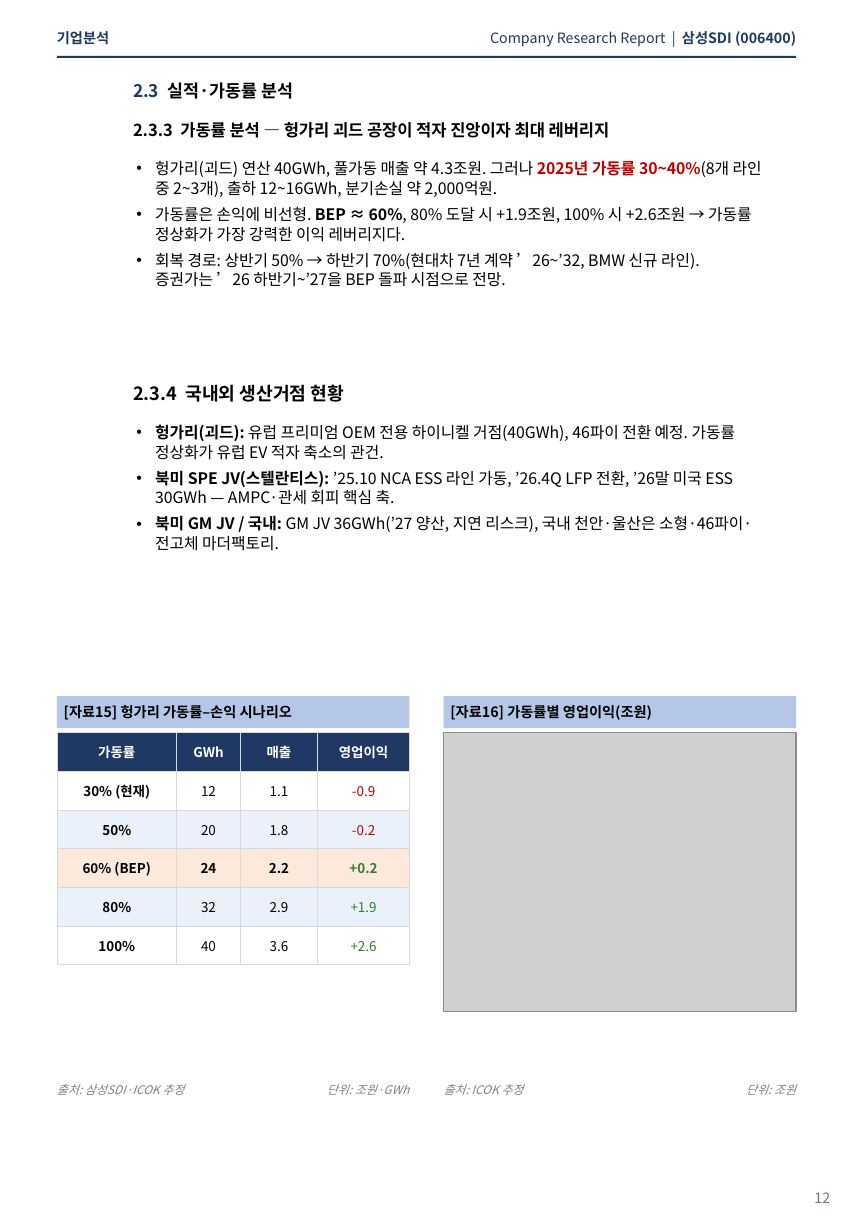
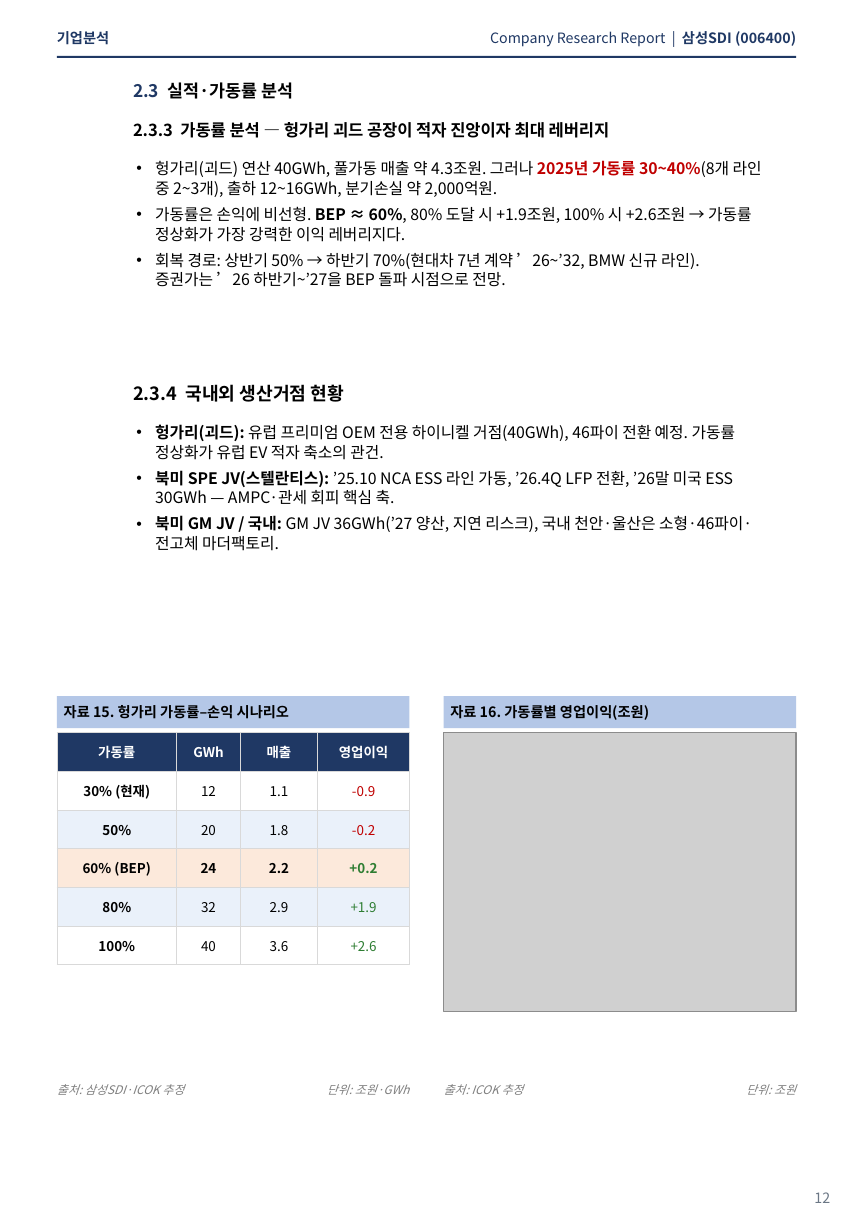
Before and after one commit to ICOKFund/Margin04, a slide deck: slide 11 of ICOK_삼성SDI_006400.pptx. Drawn at 853x1232 pixels with LibreOffice and Linux fonts; fonts in the diff are those of the drawing; grey boxes stand for pictures. Boxes give left, top, right and bottom in pixels: in the first picture for what was removed or moved away, otherwise in the second. Text is boxed around its words. In the diff, an @@ line names an element or a change of style, - is before the commit and + after.

```diff
--- a/ICOK_삼성SDI_006400.pptx
+++ b/ICOK_삼성SDI_006400.pptx
@@ text at (64,705,289,719): text changed @@
-[자료15] 헝가리 가동률–손익 시나리오
+자료 15. 헝가리 가동률–손익 시나리오
@@ text at (450,705,649,720): text changed @@
-[자료16] 가동률별 영업이익(조원)
+자료 16. 가동률별 영업이익(조원)
```
Also in this commit, not shown: 8 other slides changed.
